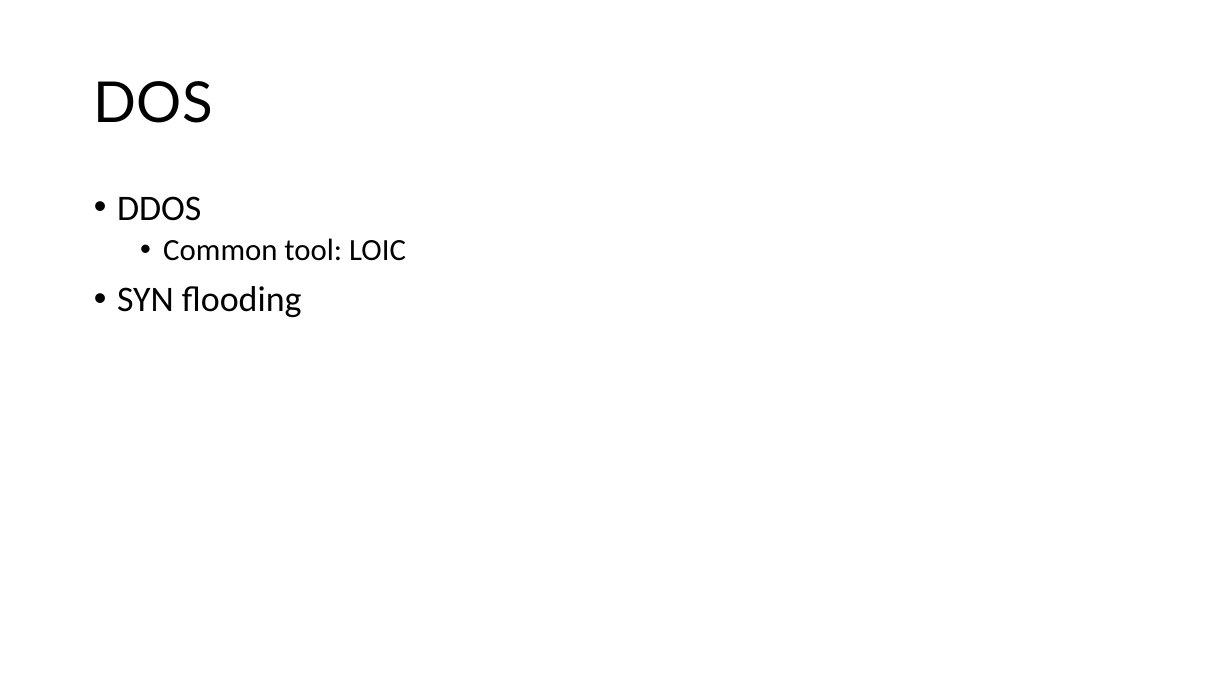
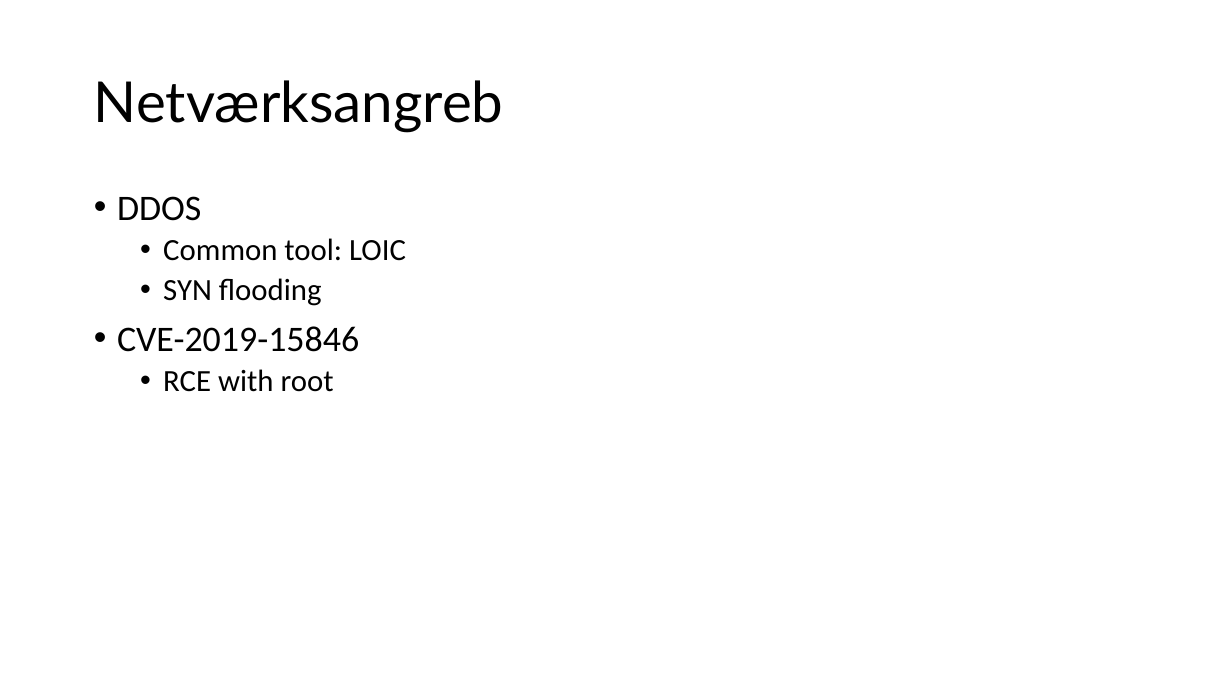
Before and after one commit to Kristiansax/kea-software-security-exam-slides, a slide deck: slide 5 of 8 - Netværksangreb mod sofware.pptx. Drawn at 1232x693 pixels with LibreOffice and Linux fonts; fonts in the diff are those of the drawing. Boxes give left, top, right and bottom in pixels: in the first picture for what was removed or moved away, otherwise in the second. Text is boxed around its words. In the diff, an @@ line names an element or a change of style, - is before the commit and + after.

```diff
--- a/8 - Netværksangreb mod sofware.pptx
+++ b/8 - Netværksangreb mod sofware.pptx
@@ title at box(94, 80, 504, 132): text changed @@
-DOS
+Netværksangreb
@@ text at box(163, 278, 322, 306): size 28 to 24 pt in "SYN flooding"; list level 1 to 2 in "SYN flooding" @@
@@ text at box(117, 326, 359, 392): paragraphs added @@
+• CVE-2019-15846
+  • RCE with root
```
Also in this commit, not shown: 1 other slide changed, 1 slide added, 1 slide removed, 18 other files.
